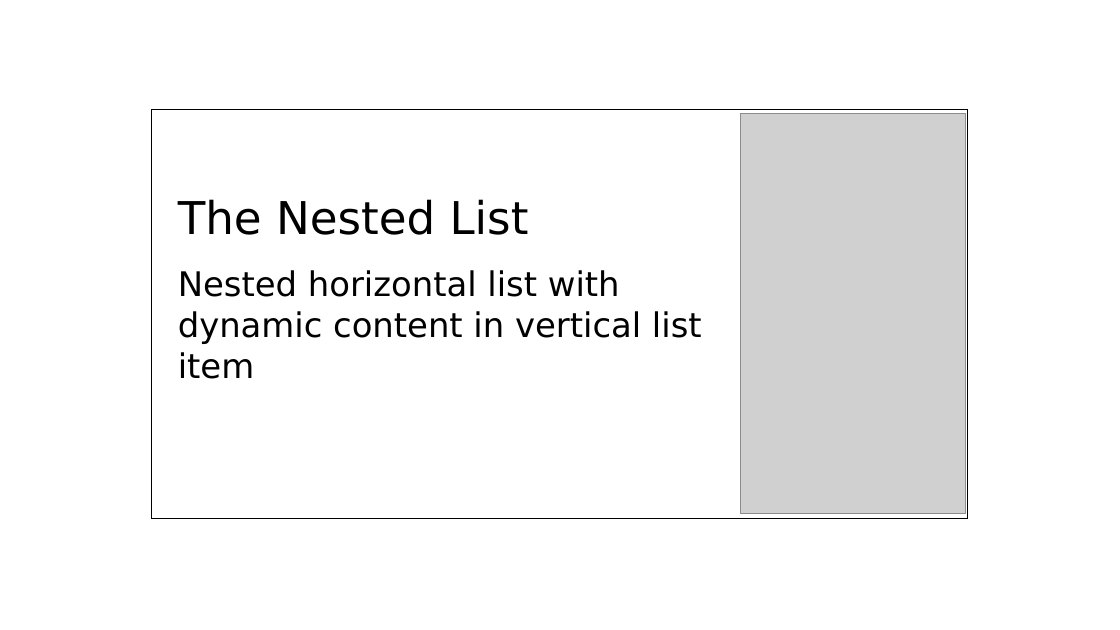
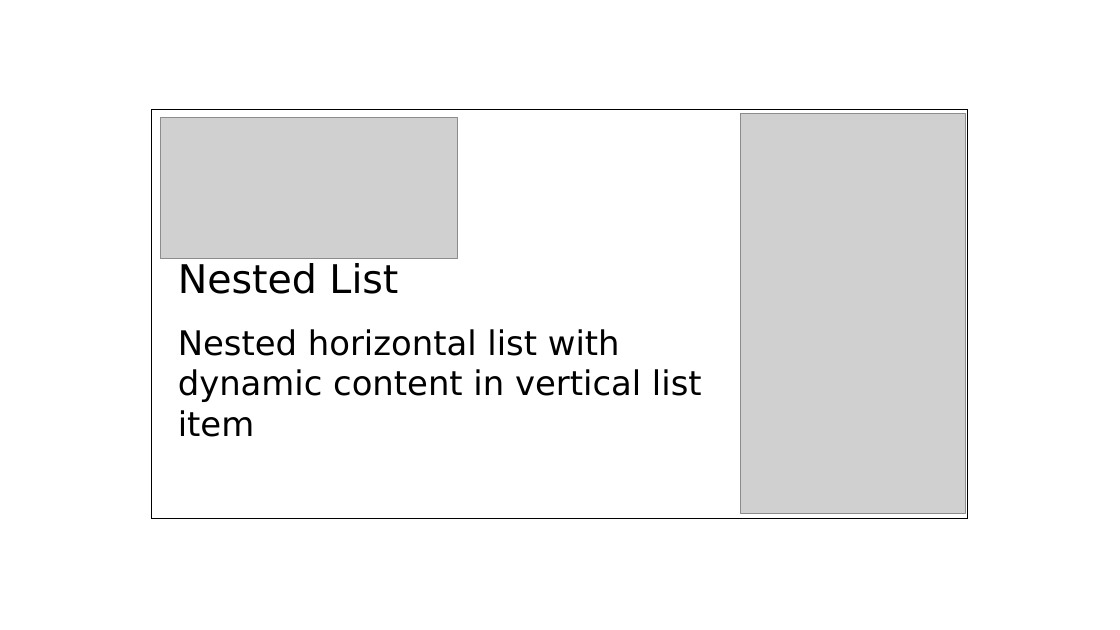
Before and after one commit to limcheekin/fluwix, a slide deck: slide 1 of doc/post-heading-design.odp. Drawn at 1120x630 pixels with LibreOffice and Linux fonts; fonts in the diff are those of the drawing; grey boxes stand for pictures. Boxes give left, top, right and bottom in pixels: in the first picture for what was removed or moved away, otherwise in the second. Text is boxed around its words. In the diff, an @@ line names an element or a change of style, - is before the commit and + after.

Commit message:
updated post heading design to include flutter logo

```diff
--- a/doc/post-heading-design.odp
+++ b/doc/post-heading-design.odp
@@ picture added at bbox=[161, 118, 458, 259] @@
@@ text at bbox=[178, 263, 398, 294]: text changed; size 32 to 28 pt @@
-The Nested List
+Nested List
@@ text "Nested List": place and size @@
-text "Nested List" at bbox=[178, 199, 702, 379]
+text "Nested List" at bbox=[178, 263, 702, 437]
@@ text "Nested List" at bbox=[178, 263, 702, 437]: vertical alignment middle to top @@
```
